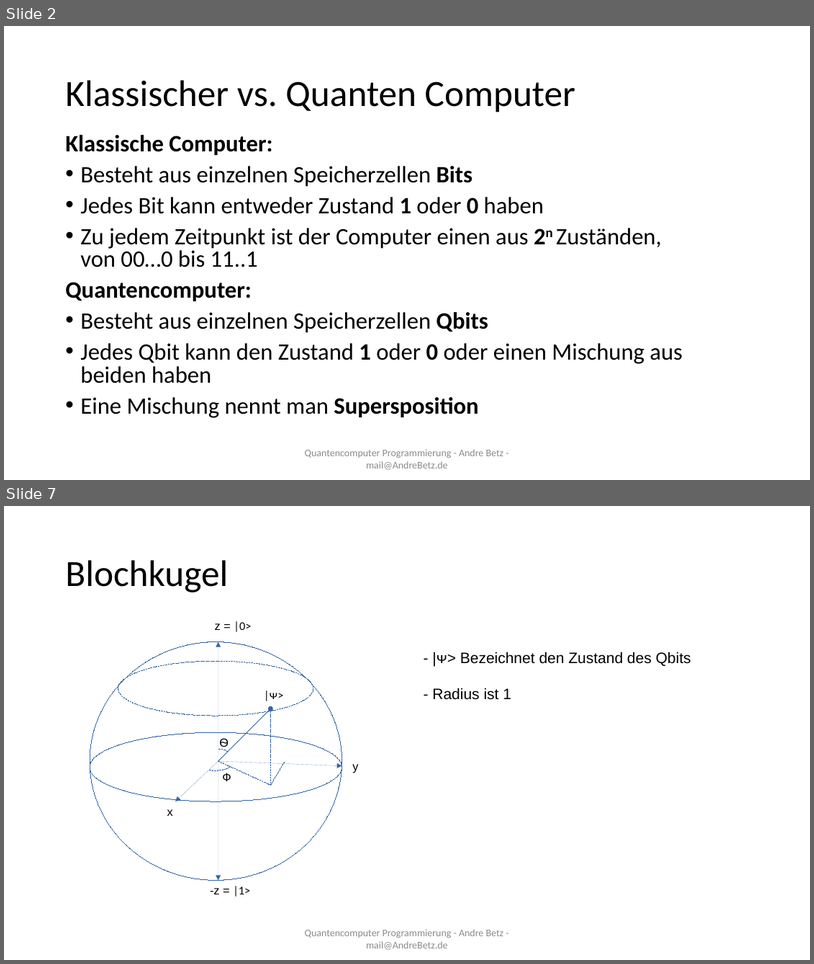
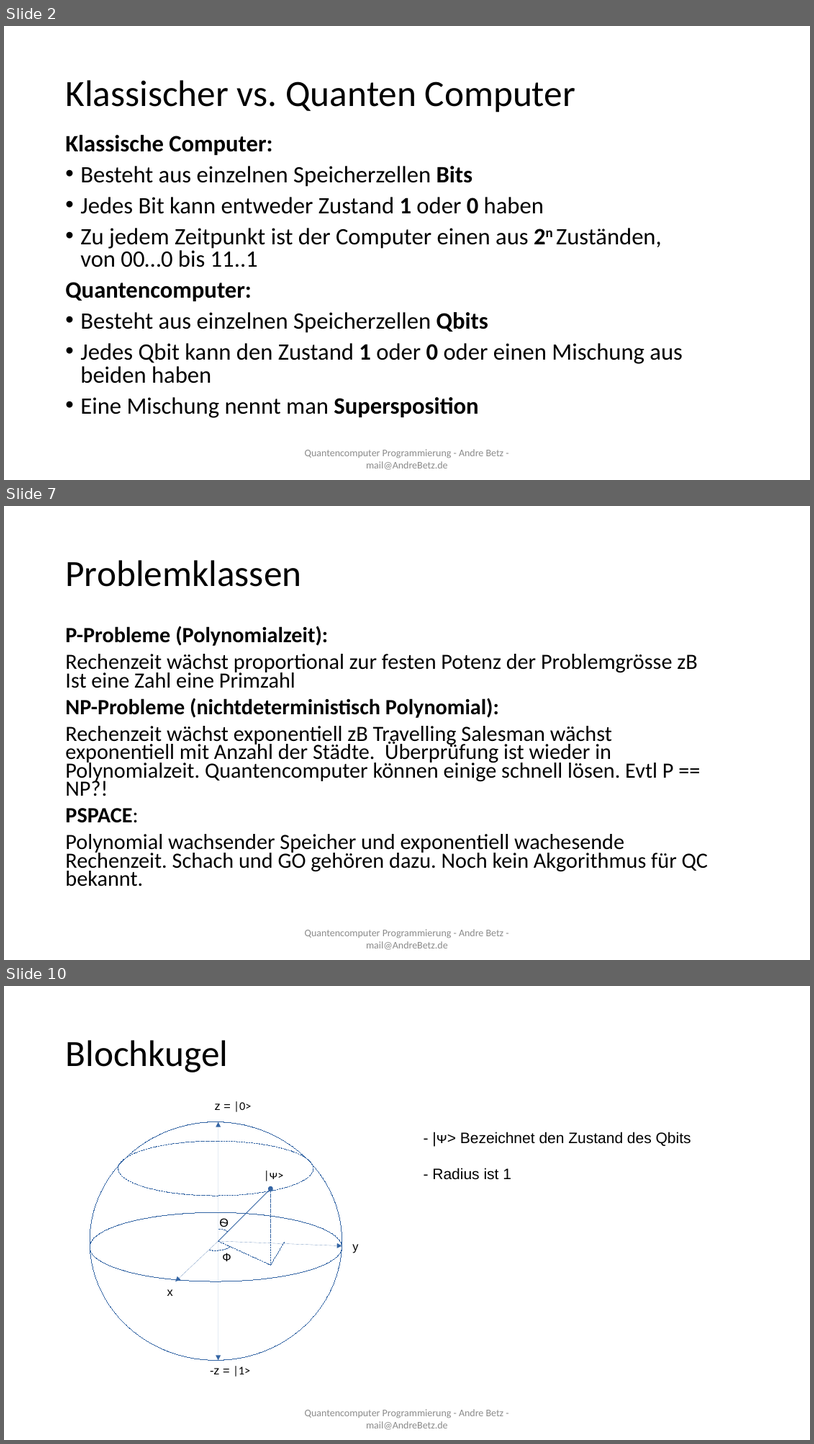
Before and after one commit to sky4walk/documents, a slide deck: QuantencomputerProgramming.odp. Shown one above the other, each under a label of ours: slides 2 and 7 before the commit, slides 2, 7 and 10 after it; the slides between them are not shown. The pictures are 814x964 and 814x1444 pixels, drawn with LibreOffice and Linux fonts; fonts in the diff are those of the drawing. Boxes give left, top, right and bottom in pixels: in the first picture for what was removed or moved away, otherwise in the second. Text is boxed around its words. In the diff, an @@ line names an element or a change of style, - is before the commit and + after.

```diff
--- a/QuantencomputerProgramming.odp
+++ b/QuantencomputerProgramming.odp
@@ slide 7 added at <box>4,506,810,960</box>, background #FFFFFF @@
@@ title added at <box>65,560,301,587</box>, 44 pt, text #000000 @@
+Problemklassen
@@ text added at <box>65,626,708,886</box>, 25.9 pt, text #000000 @@
+P-Probleme (Polynomialzeit):
+Rechenzeit wächst proportional zur festen Potenz der Problemgrösse zB Ist eine Zahl eine Primzahl
+NP-Probleme (nichtdeterministisch Polynomial):
+Rechenzeit wächst exponentiell zB Travelling Salesman wächst exponentiell mit Anzahl der Städte. Überprüfung ist wieder in Polynomialzeit. Quantencomputer können einige schnell lösen. Evtl P == NP?!
+PSPACE:
+Polynomial wachsender Speicher und exponentiell wachesende Rechenzeit. Schach und GO gehören dazu. Noch kein Akgorithmus für QC bekannt.
@@ text added at <box>305,929,504,950</box>, 12 pt, text #8B8B8B @@
+Quantencomputer Programmierung - Andre Betz - mail@AndreBetz.de
@@ what was slide 7 is now slide 10 @@
```
Also in this commit, not shown: 4 slides changed, 3 other slides added, 1 other file.
